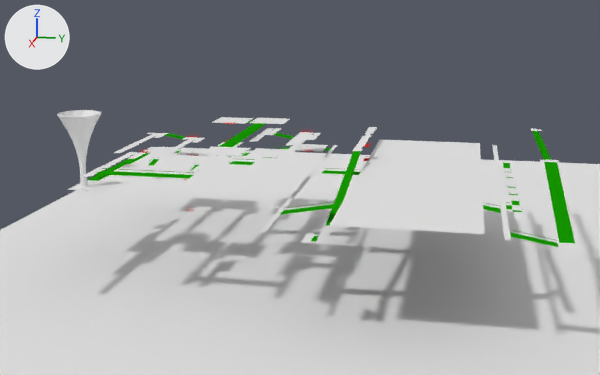
A saved change to the Blender file _StageRenderer/bin/data/stage.blend.
One viewpoint serves both versions: a camera (50 mm lens) standing at (643.0, 117.0, 224.0) and looking at (0.0, -12.0, 64.0). Arrows for +X, +Y and +Z are at upper left; the lights stay in place.

Objects in the first picture: 'Ocean', 'bridges', 'goal', 'top'.
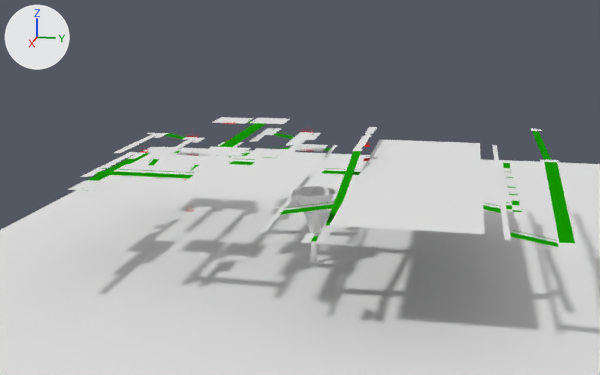
Diff of the bpy script that builds the scene:
```diff
--- a/_StageRenderer/bin/data/stage.blend.py
+++ b/_StageRenderer/bin/data/stage.blend.py
@@ ob_goal @@
 ob_goal = bpy.data.objects.new('goal', me_goal_base)
-ob_goal.location = (25.2, -187.8, 61.6)
+ob_goal.location = (0.0, 0.0, 0.0)
```

Changed parts and their boxes (x1, y1, x2, y2) in the pictures (600 x 375 px):
'goal', moved: before (57, 110, 101, 188); after (292, 186, 336, 265)
